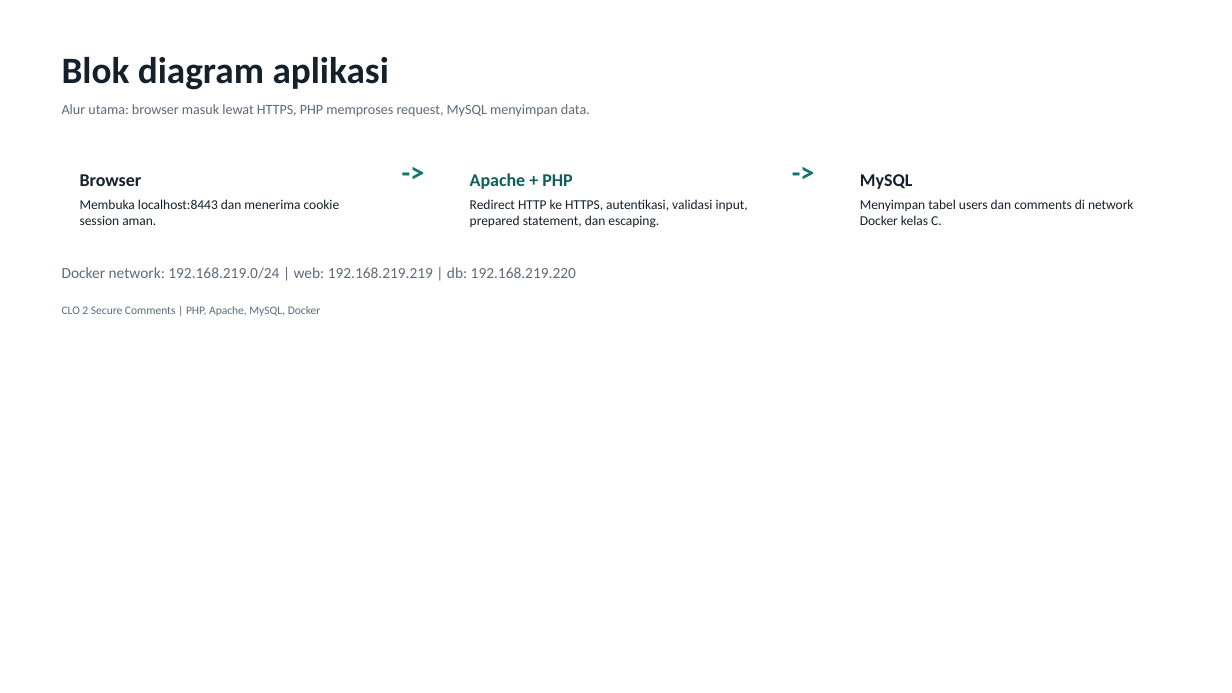
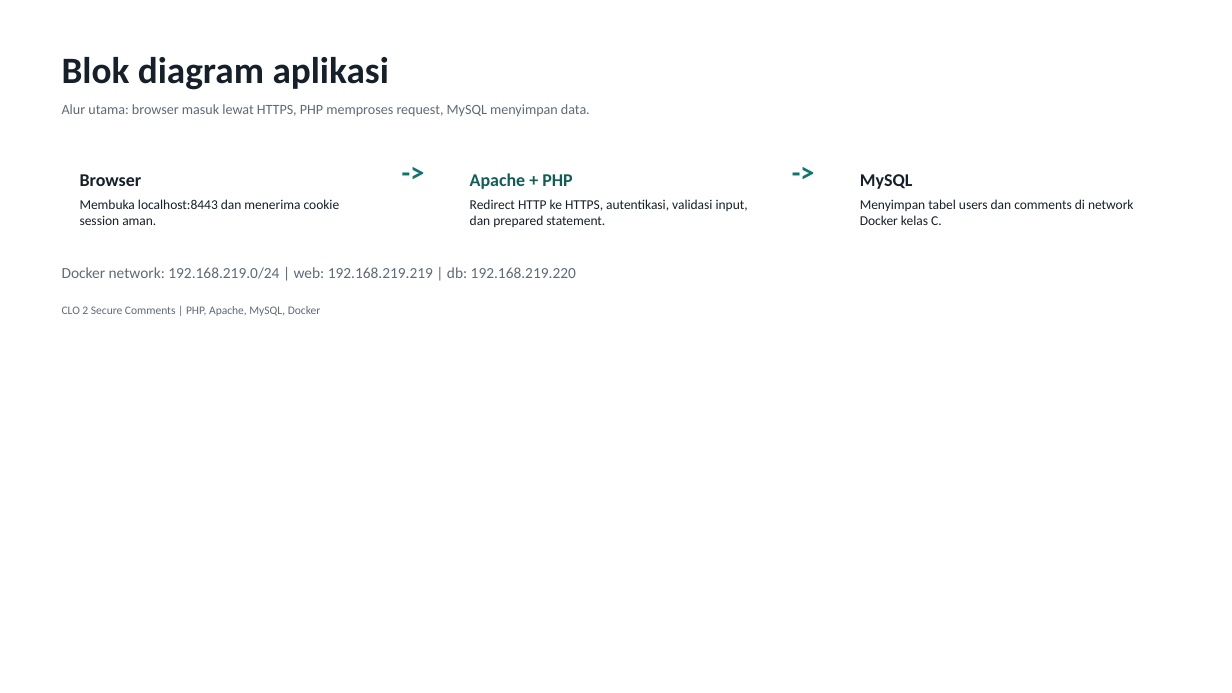
Before and after one commit to ArdeezYy/mawang_clo2, a slide deck: slide 4 of presentation/output/CLO2_Secure_Comments.pptx. Drawn at 1232x693 pixels with LibreOffice and Linux fonts; fonts in the diff are those of the drawing. Boxes give left, top, right and bottom in pixels: in the first picture for what was removed or moved away, otherwise in the second. Text is boxed around its words. In the diff, an @@ line names an element or a change of style, - is before the commit and + after.

```diff
--- a/presentation/output/CLO2_Secure_Comments.pptx
+++ b/presentation/output/CLO2_Secure_Comments.pptx
@@ text at [470,199,748,227]: text changed @@
-Redirect HTTP ke HTTPS, autentikasi, validasi input, prepared statement, dan escaping.
+Redirect HTTP ke HTTPS, autentikasi, validasi input, dan prepared statement.
```
Also in this commit, not shown: 5 other slides changed, 6 other files.
